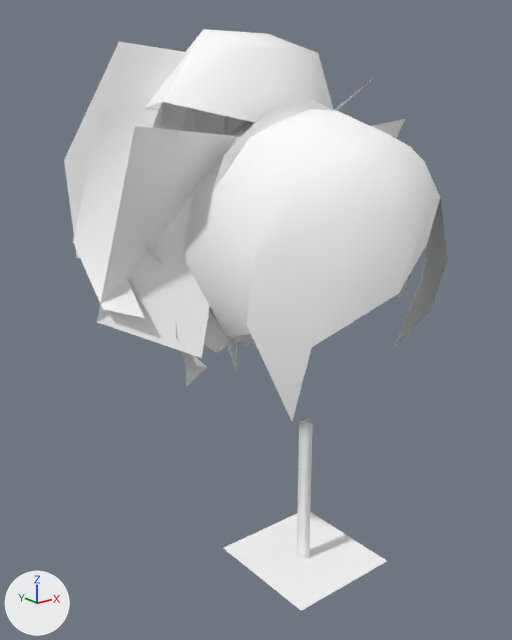
Before and after pictures for a commit that changed the glTF model public/3d/item/model__item__room.ofs_2935_0/2935head085_c.gltf.
One viewpoint serves both versions: a 50 mm lens placed at (-1.69, -1.8, 1.77), pointed at (-0.06, 0.24, 0.95). Arrows for +X, +Y and +Z are at lower left; the lights stay in place. The older version comes first.

The scene before the commit, as lines of its bpy script (objects in view):
```python
mat_mane00_tex = principled_material('mane00_tex')
mat_mane00_tex.base_color = (1.0, 1.0, 1.0)  # white #ffffff
mat_mane00_tex.roughness = 1.0
mat_zc08hat_85 = principled_material('zc08hat_85')
mat_zc08hat_85.base_color = (1.0, 1.0, 1.0)  # white #ffffff
mat_zc08hat_85.roughness = 1.0
me_2935head085_c = bpy.data.meshes.new('2935head085_c')
me_2935head085_c.from_pydata(...)  # 143 vertices, 157 faces; spans x -0.61..0.61, y -0.48..0.92, z 0.0..2.01
# faces by material slot: [8, 149]
me_2935head085_c.materials.append(mat_mane00_tex)  # white #ffffff
me_2935head085_c.materials.append(mat_zc08hat_85)  # white #ffffff
ob_2935head085_c = bpy.data.objects.new('2935head085_c', me_2935head085_c)
ob_2935head085_c.location = (0.0, 0.0, 0.0)
```
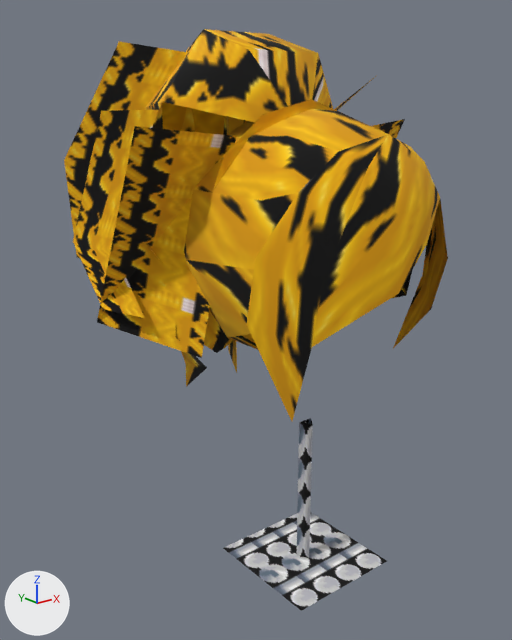
Location of each change, [x1, y1, x2, y2] in pixels of the pictures (512 x 640 px):
'2935head085_c', surface changed (white to orange): [64, 29, 448, 611] in both

Diff of the bpy script that builds the scene:
```diff
--- a/public/3d/item/model__item__room.ofs_2935_0/2935head085_c.gltf.py
+++ b/public/3d/item/model__item__room.ofs_2935_0/2935head085_c.gltf.py
@@ img_zc08_hat @@
+img_zc08_hat = load_image('zc08_hat', '_unpacked/zc08_hat', 32, 32, 'sRGB')
@@ img_h_mane00 @@
+img_h_mane00 = load_image('h_mane00', '_unpacked/h_mane00', 32, 32, 'sRGB')
@@ mat_mane00_tex @@
 mat_mane00_tex = principled_material('mane00_tex')
-mat_mane00_tex.base_color = (1.0, 1.0, 1.0)  # white #ffffff
+mat_mane00_tex.texture = img_h_mane00
 mat_mane00_tex.roughness = 1.0
@@ mat_zc08hat_85 @@
 mat_zc08hat_85 = principled_material('zc08hat_85')
-mat_zc08hat_85.base_color = (1.0, 1.0, 1.0)  # white #ffffff
+mat_zc08hat_85.texture = img_zc08_hat
 mat_zc08hat_85.roughness = 1.0
```
